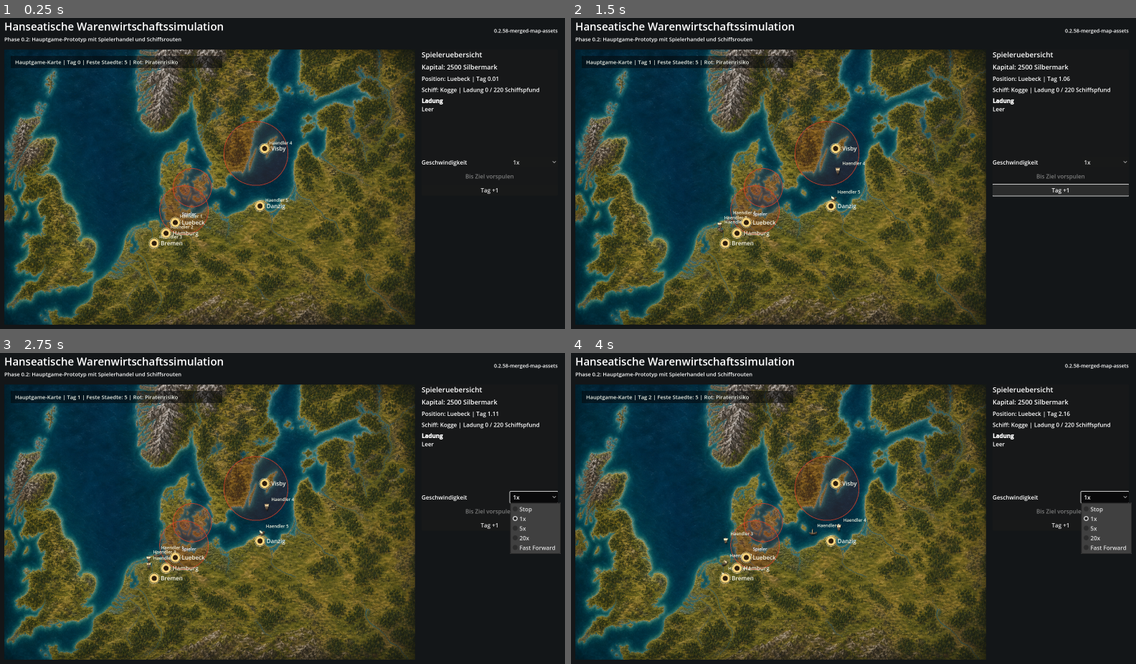
Above: before the commit, frames 1-4 (two rows, left to right).
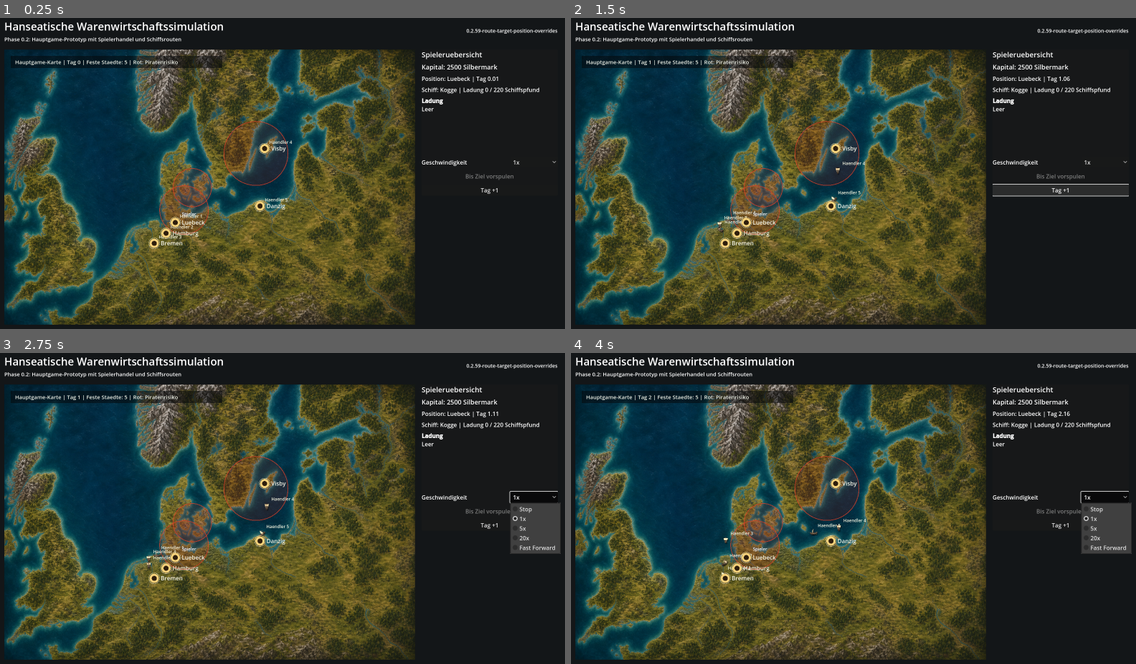
Above: after the commit, the same moments.

Repository: Lurchi-it-is/Patrizier_Remake
Game: Godot game, scene res://scenes/launcher.tscn
Two runs of this game, one before a commit and one after it. Both use one fixed random seed, a clock stepped at 60 frames per second and the inputs below.
Inputs:
- Up to frame 1 (0.25 s): no input
- Up to frame 2 (1.5 s): click "1x" at 0.5 s; click "Tag +1" at 1.25 s
- Up to frame 3 (2.75 s): click "1x" at 2 s
- Up to frame 4 (4 s): click "Tag +1" at 2.75 s; click "1x" at 3.5 s

The runs differ from the first frame. In frame 1, 0.2% of the frame differs, in the area x 28-99%, y 3-72%; in frame 2, 0.2%; in frame 3, 0.3%, in the area x 25-99%, y 3-69%; in frame 4, 0.3%.

Commit message:
Use edited city positions for ship routing

Diff:
--- a/project.godot
+++ b/project.godot
@@ -7,7 +7,7 @@
 
 config/name="Hanseatische Warenwirtschaftssimulation"
 config/description="Datengetriebene Hanse-Handels- und Seeschlacht-Simulation."
-config/version="0.2.58-merged-map-assets"
+config/version="0.2.59-route-target-position-overrides"
 run/main_scene="res://scenes/launcher.tscn"
 config/features=PackedStringArray("4.3")
 
--- a/scripts/map_editor.gd
+++ b/scripts/map_editor.gd
@@ -4,7 +4,7 @@
 const MapView = preload("res://scripts/ui/map_view.gd")
 const CITY_VALUES_EXPORT_PATH := "user://custom_map_city_values.json"
 const CITY_POSITIONS_EXPORT_PATH := "user://hanse_city_positions.json"
-const EDITOR_VERSION := "0.2.58-merged-map-assets"
+const EDITOR_VERSION := "0.2.59-route-target-position-overrides"
 const POPULATION_GROUP_DISTRIBUTION_BY_KIND := {
 	"core": {"poor": 0.40, "craftsmen": 0.35, "burghers": 0.20, "patricians": 0.05},
 	"kontor": {"poor": 0.35, "craftsmen": 0.25, "burghers": 0.30, "patricians": 0.10},
--- a/scripts/ui/map_view.gd
+++ b/scripts/ui/map_view.gd
@@ -487,11 +487,7 @@
 	return route
 
 func _city_position(city_id: String) -> Vector2:
-	for city_entry in cities:
-		var city: Dictionary = city_entry
-		if city.get("id", "") == city_id:
-			return _scale_position(city.get("position", {}))
-	return size * 0.5
+	return _scale_position(_city_source_position(city_id))
 
 func _navigation_points_between(from_city_id: String, to_city_id: String) -> Array[Vector2]:
 	var key := "%s__%s" % [from_city_id, to_city_id]
@@ -506,6 +502,7 @@
 	var source_points: Array = route.get("points", []).duplicate(true)
 	if is_reversed:
 		source_points.reverse()
+	source_points = _route_points_with_current_endpoints(source_points, from_city_id, to_city_id)
 
 	var points: Array[Vector2] = []
 	for point_entry in source_points:
@@ -514,16 +511,47 @@
 	return points
 
 func get_city_harbor_position(city_id: String) -> Dictionary:
-	if navigation_city_harbors.has(city_id):
-		var harbor: Dictionary = navigation_city_harbors[city_id]
-		return harbor.get("harbor_anchor", harbor.get("sea_gate", {}))
-
+	return _city_source_position(city_id)
+
+func _city_source_position(city_id: String) -> Dictionary:
 	for city_entry in cities:
 		var city: Dictionary = city_entry
 		if String(city.get("id", "")) == city_id:
-			return city.get("position", {})
-
-	return {"x": SOURCE_MAP_SIZE.x * 0.5, "y": SOURCE_MAP_SIZE.y * 0.5}
+			return _normalized_source_position(city.get("position", {}))
+
+	for city_entry in editor_cities:
+		var city: Dictionary = city_entry
+		if String(city.get("id", "")) == city_id:
+			return _normalized_source_position(city.get("position", {}))
+
+	if navigation_city_harbors.has(city_id):
+		var harbor: Dictionary = navigation_city_harbors[city_id]
+		return _normalized_source_position(harbor.get("harbor_anchor", harbor.get("sea_gate", {})))
+
+	return {
+		"x": SOURCE_MAP_SIZE.x * 0.5,
+		"y": SOURCE_MAP_SIZE.y * 0.5
+	}
+
+func _normalized_source_position(position: Dictionary) -> Dictionary:
+	return {
+		"x": clampf(float(position.get("x", SOURCE_MAP_SIZE.x * 0.5)), 0.0, SOURCE_MAP_SIZE.x),
+		"y": clampf(float(position.get("y", SOURCE_MAP_SIZE.y * 0.5)), 0.0, SOURCE_MAP_SIZE.y)
+	}
+
+func _route_points_with_current_endpoints(source_points: Array, from_city_id: String, to_city_id: String) -> Array:
+	var points := source_points.duplicate(true)
+	var start_position := get_city_harbor_position(from_city_id)
+	var target_position := get_city_harbor_position(to_city_id)
+	if points.is_empty():
+		return [start_position, target_position]
+
+	points[0] = start_position
+	if points.size() == 1:
+		points.append(target_position)
+	else:
+		points[points.size() - 1] = target_position
+	return points
 
 func get_city_route_source_points(from_city_id: String, to_city_id: String) -> Array:
 	var key := "%s__%s" % [from_city_id, to_city_id]
@@ -538,7 +566,7 @@
 	var source_points: Array = route.get("points", []).duplicate(true)
 	if is_reversed:
 		source_points.reverse()
-	return source_points
+	return _route_points_with_current_endpoints(source_points, from_city_id, to_city_id)
 
 func get_navigation_path_between_source_points(from_position: Dictionary, to_position: Dictionary) -> Array:
 	if navigation_grid_rows.is_empty():
Not shown, changed: CHANGELOG.md
Not shown, changed: README.md
Not shown, changed: VERSION
Not shown, changed: docs/AI_TRADER_DESIGN.md
Not shown, changed: docs/ARCHITECTURE.md
Not shown, changed: docs/DESIGN_GUIDELINES.md
Not shown, changed: docs/DEVELOPMENT.md
Not shown, changed: docs/HANSE_ECONOMY_BALANCING.md
Not shown, changed: docs/PROJECT_PLAN.md
